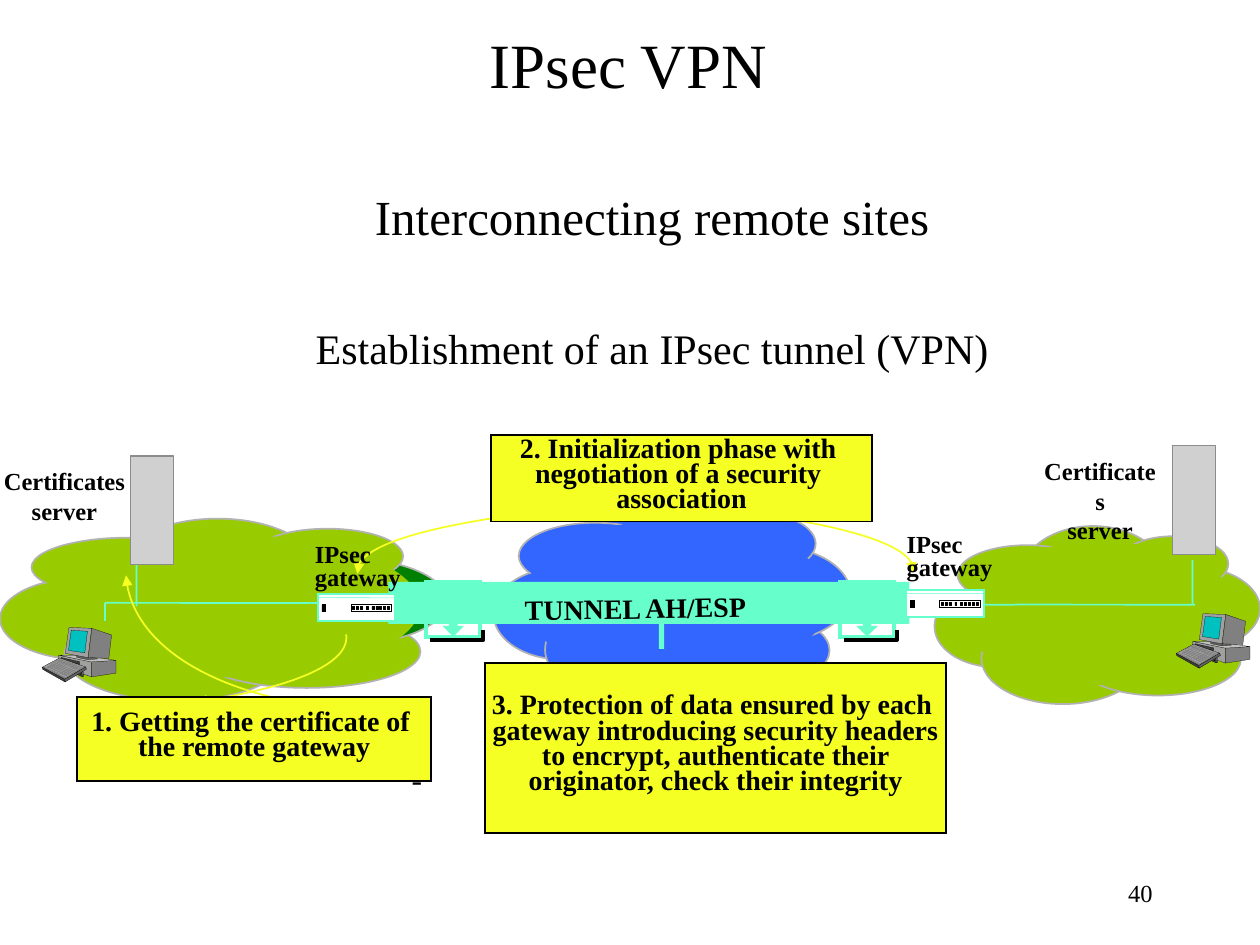
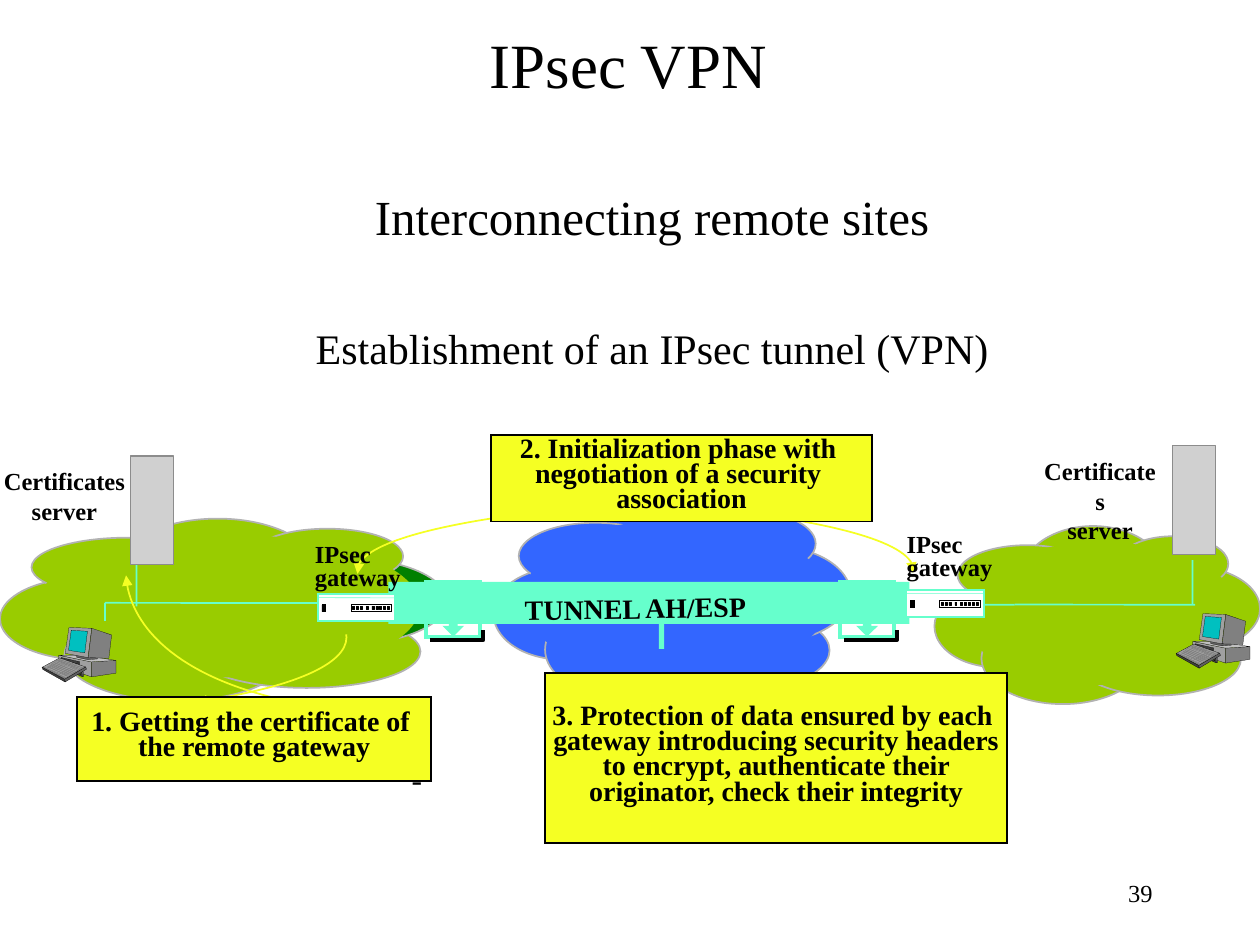
Before and after one commit to cs-uob/COMS20012, a slide deck: slide 39 of docs/slides/Week 5 - Security protocols and Private Network.pptx (slide 40 before the commit). Drawn at 1260x945 pixels with LibreOffice and Linux fonts; fonts in the diff are those of the drawing; grey boxes stand for pictures. Boxes give left, top, right and bottom in pixels: in the first picture for what was removed or moved away, otherwise in the second. Text is boxed around its words. In the diff, an @@ line names an element or a change of style, - is before the commit and + after.

```diff
--- a/docs/slides/Week 5 - Security protocols and Private Network.pptx
+++ b/docs/slides/Week 5 - Security protocols and Private Network.pptx
@@ rectangle "3. Protection of data ensured ...": place and size @@
-rectangle "3. Protection of data ensured ..." at [485, 663, 946, 833]
+rectangle "3. Protection of data ensured ..." at [546, 673, 1007, 843]
@@ page number at [1128, 885, 1153, 903]: text changed @@
-40
+39
```
Also in this commit, not shown: 8 other slides changed, 1 slide removed.
